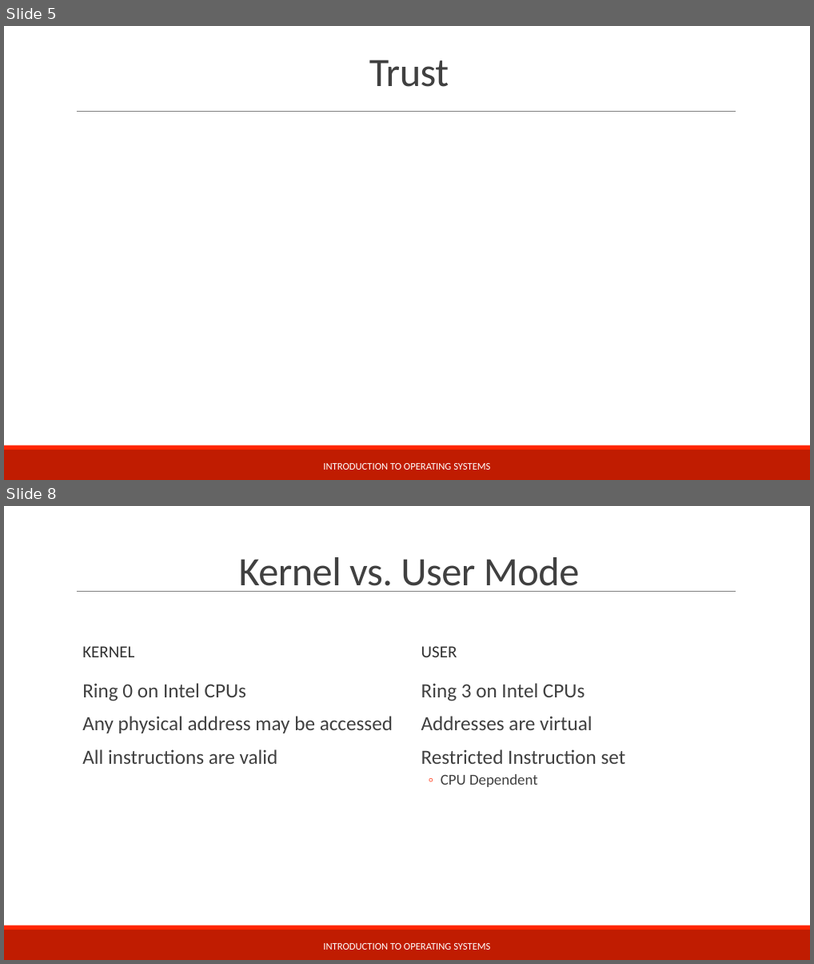
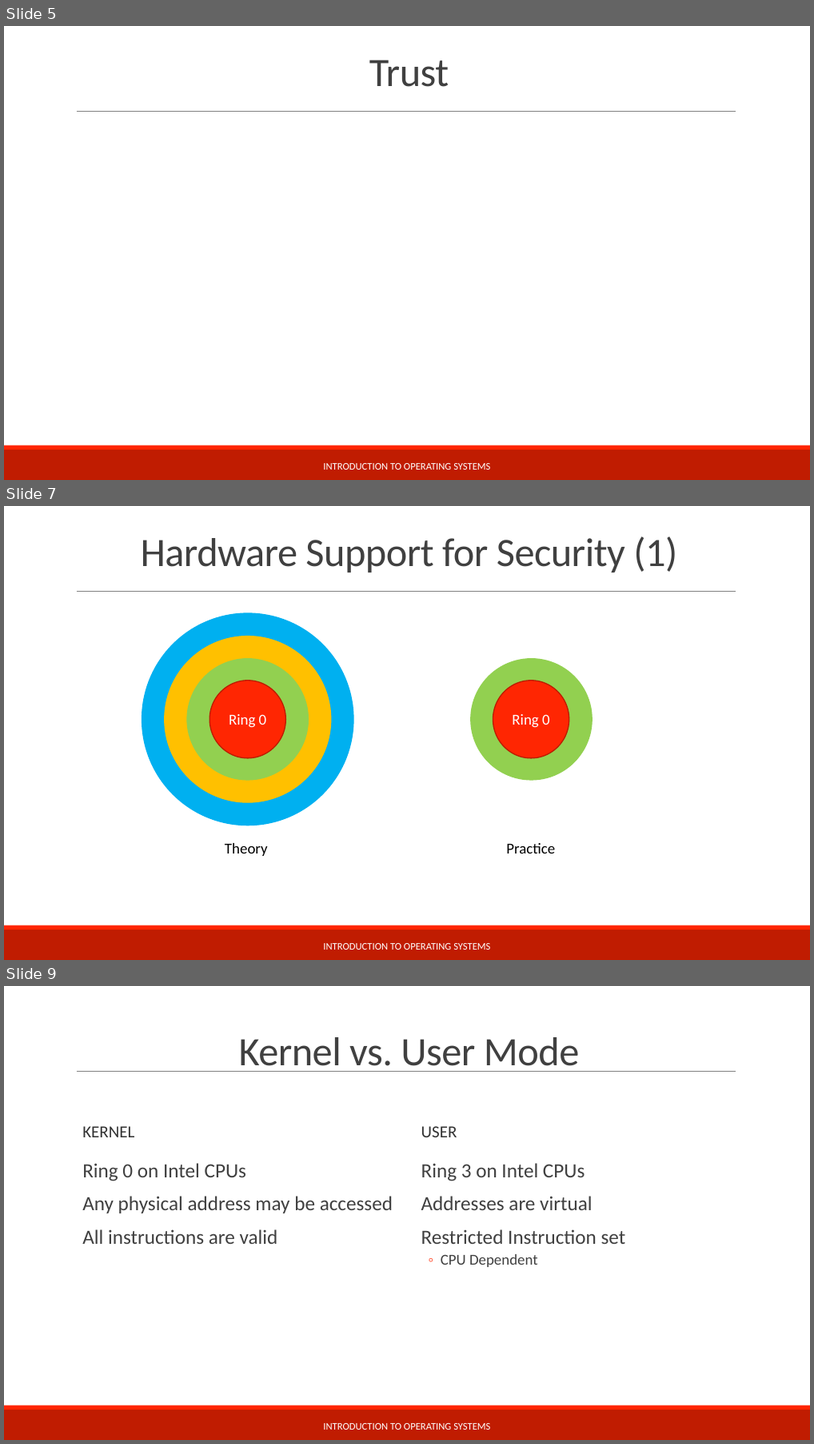
Before and after one commit to teachbsd/course, a slide deck: undergraduate/lectures/security.pptx. Shown one above the other, each under a label of ours: slides 5 and 8 before the commit, slides 5, 7 and 9 after it; the slides between them are not shown. The pictures are 814x964 and 814x1444 pixels, drawn with LibreOffice and Linux fonts; fonts in the diff are those of the drawing; background and template pictures are left out. Boxes give left, top, right and bottom in pixels: in the first picture for what was removed or moved away, otherwise in the second. Text is boxed around its words. In the diff, an @@ line names an element or a change of style, - is before the commit and + after.

Commit message:
Continue the discussion of user vs. kernel mode in hardware

```diff
--- a/undergraduate/lectures/security.pptx
+++ b/undergraduate/lectures/security.pptx
@@ slide 7 added at <box>4,506,810,960</box>, background #FFFFFF; not listed: 3 template elements that a slide beside it also shows @@
@@ title added at <box>141,536,678,572</box>, 48 pt, text #404040 @@
+Hardware Support for Security (1)
@@ ellipse added at <box>142,613,354,825</box>, fill #00B0F0, outline #00B0F0 1.25 pt @@
@@ ellipse added at <box>165,636,331,802</box>, fill #FFC000, outline #FFC000 1.25 pt @@
@@ ellipse added at <box>187,659,308,780</box>, fill #92D050, outline #92D050 1.25 pt @@
@@ ellipse added at <box>471,659,592,780</box>, fill #92D050, outline #92D050 1.25 pt @@
@@ ellipse added at <box>210,680,286,758</box>, fill #FF2602, outline #BD1C01 1.25 pt, 18 pt, text #FFFFFF @@
+Ring 0
@@ ellipse added at <box>494,680,570,758</box>, fill #FF2602, outline #BD1C01 1.25 pt, 18 pt, text #FFFFFF @@
+Ring 0
@@ text added at <box>225,843,268,856</box>, 18 pt, text #000000 @@
+Theory
@@ text added at <box>506,843,555,853</box>, 18 pt, text #000000 @@
+Practice
@@ text added at <box>323,943,490,949</box>, 12 pt, text #FFFFFF @@
+INTRODUCTION TO OPERATING SYSTEMS
@@ what was slide 8 is now slide 9 @@
```
Also in this commit, not shown: 2 slides changed, 6 other slides added.
